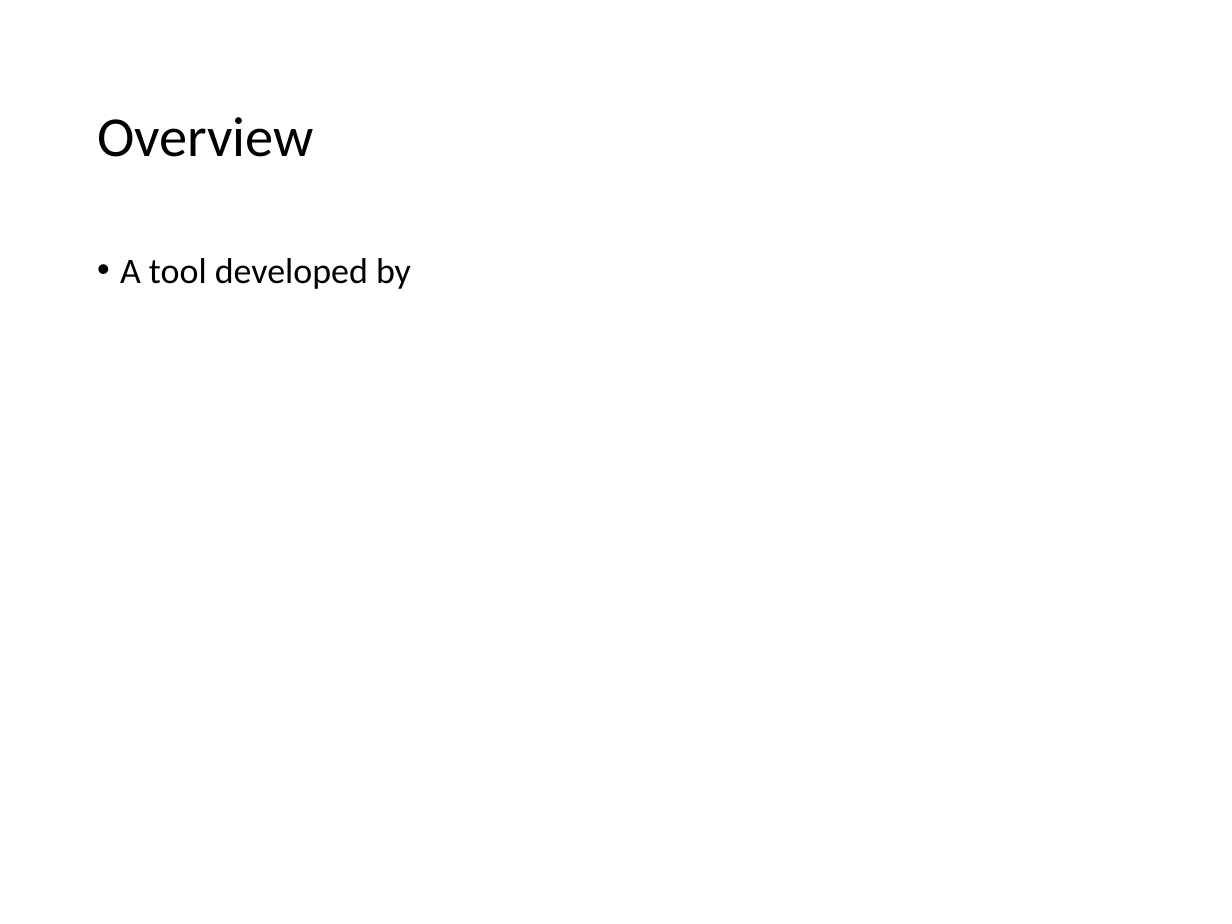
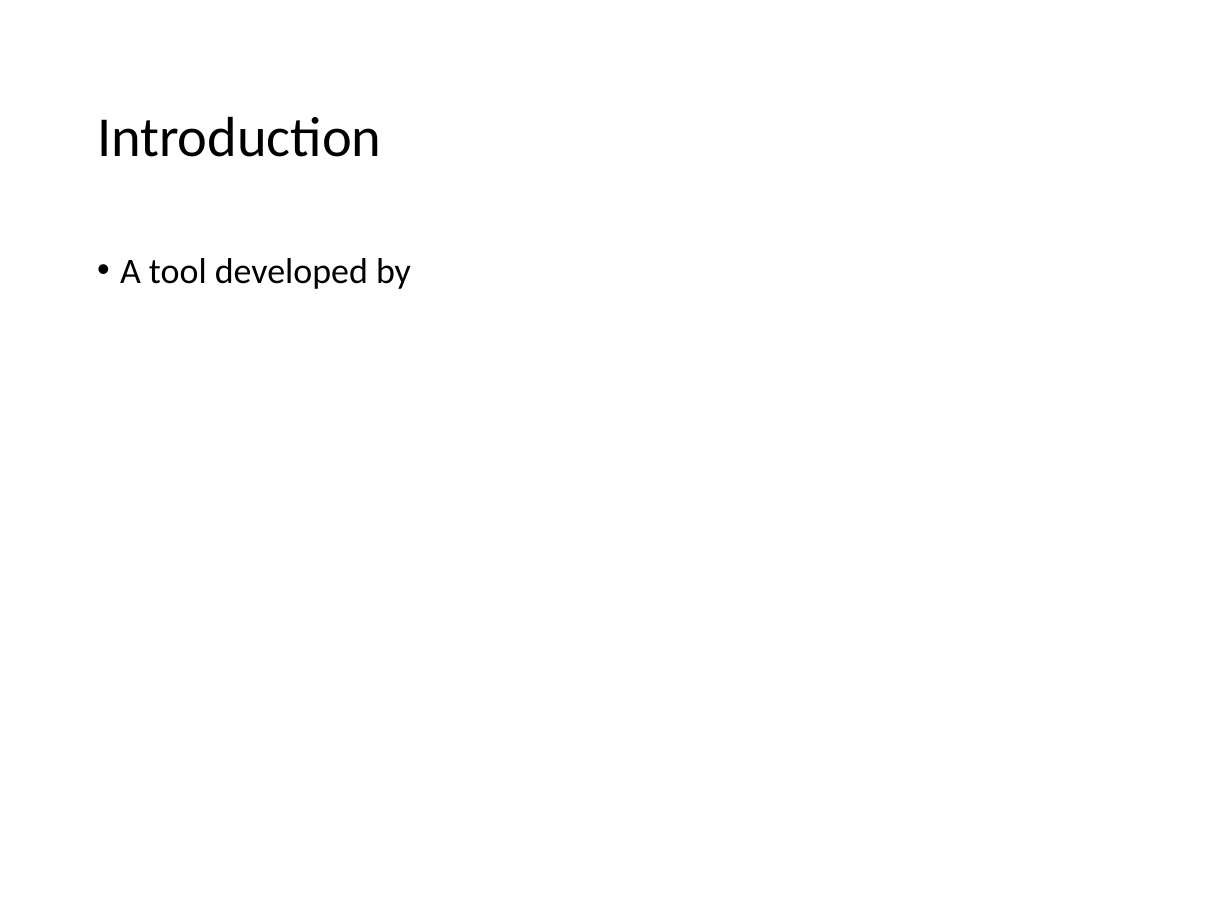
Before and after one commit to shirasael/20588, a slide deck: slide 12 of raw socket & libpcap & icmp.pptx. Drawn at 1232x924 pixels with LibreOffice and Linux fonts; fonts in the diff are those of the drawing. Boxes give left, top, right and bottom in pixels: in the first picture for what was removed or moved away, otherwise in the second. Text is boxed around its words. In the diff, an @@ line names an element or a change of style, - is before the commit and + after.

```diff
--- a/raw socket & libpcap & icmp.pptx
+++ b/raw socket & libpcap & icmp.pptx
@@ title at box(97, 116, 382, 157): text changed @@
-Overview
+Introduction
```
Also in this commit, not shown: 1 other slide changed, 2 slides added.
